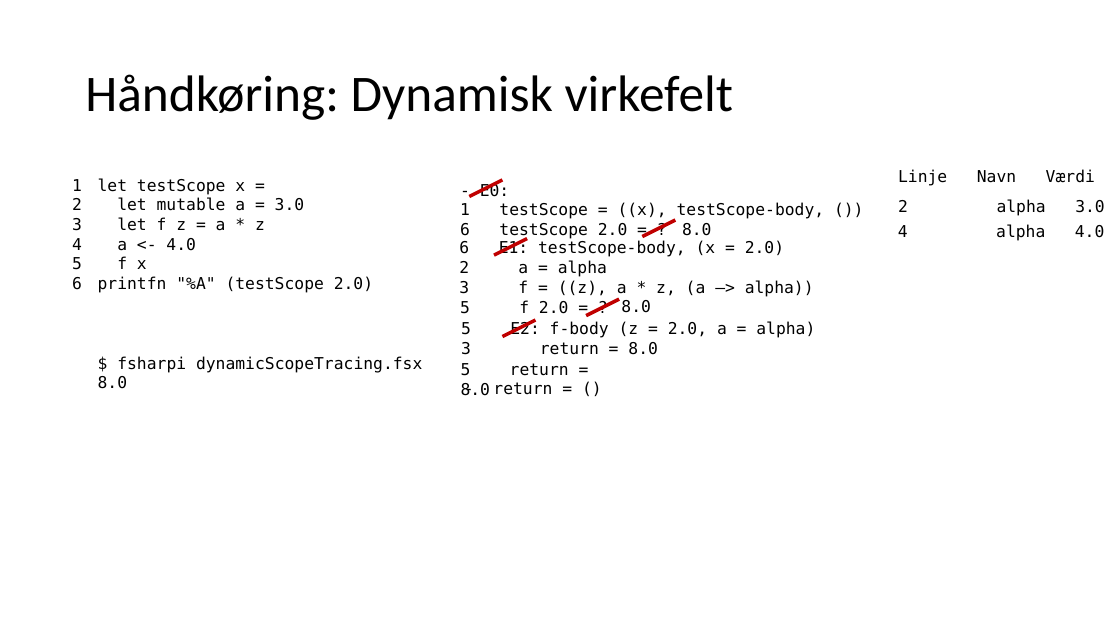
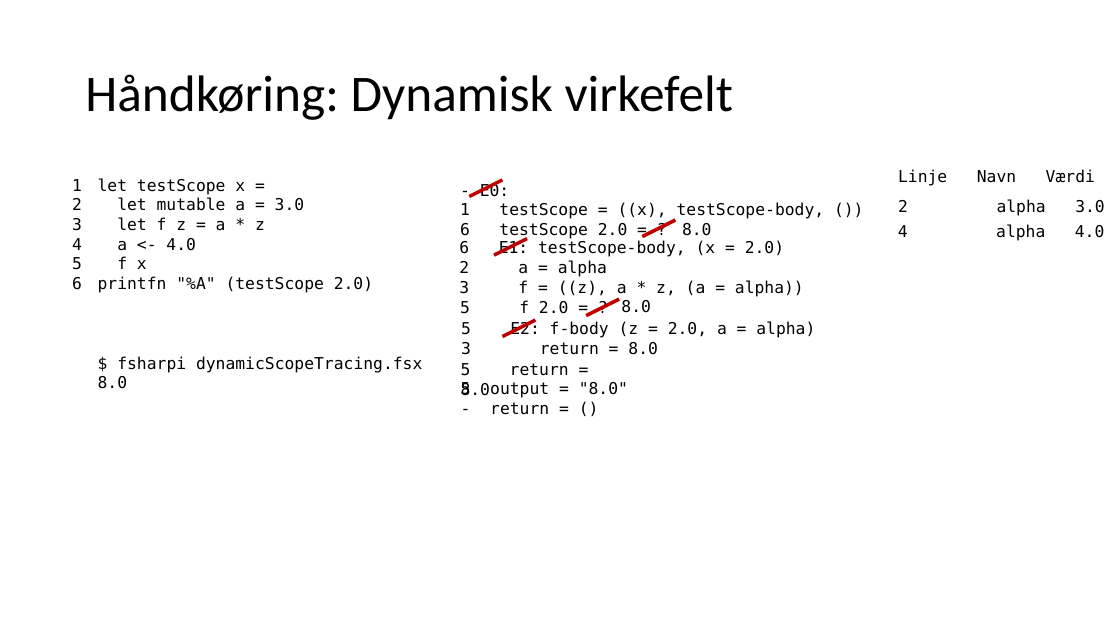
Before and after one commit to fisterloegsovs/pop22, a slide deck: slide 8 of lectures/4.2StackHeapRefsHigherOrderFctsTracing/lecture.pptx. Drawn at 1120x630 pixels with LibreOffice and Linux fonts; fonts in the diff are those of the drawing. Boxes give left, top, right and bottom in pixels: in the first picture for what was removed or moved away, otherwise in the second. Text is boxed around its words. In the diff, an @@ line names an element or a change of style, - is before the commit and + after.

```diff
--- a/lectures/4.2StackHeapRefsHigherOrderFctsTracing/lecture.pptx
+++ b/lectures/4.2StackHeapRefsHigherOrderFctsTracing/lecture.pptx
@@ text at (x1=459, y1=280, x2=804, y2=297): text changed @@
-3 f = ((z), a * z, (a –> alpha))
+3 f = ((z), a * z, (a = alpha))
@@ text at (x1=461, y1=382, x2=549, y2=398): paragraph added @@
+5 output = "8.0"
```
Also in this commit, not shown: 4 other slides changed, 3 other files.
